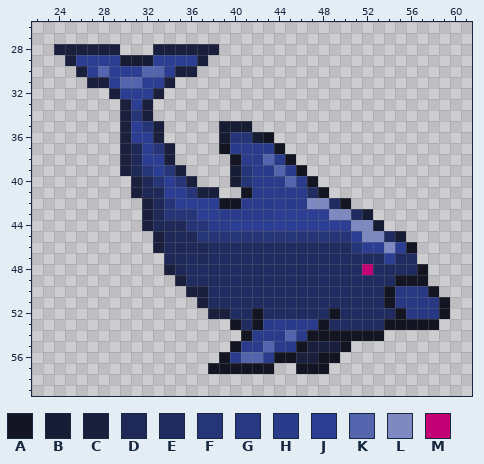
One commit to this sprite sheet: Brave_Wings/images/units/aquatics/dolphin-attack.png. The first picture shows the starting point.
The file is 72x72 pixels. Shown: x 22..61, y 26..59.
Palette (. is transparent): A #131622  B #171c35  C #191f3c  D #1f2958  E #202b5f  F #263478  G #283882  H #2a3b8b  J #2c3e93  K #5565ad  L #7d89c0  M #c30074
Pixels before, first column x 24:
28 CCCCCC...CCCCCC.....................
29 .CJJJJBBBJJJJC......................
30 ..CJKJJJKKJCC.......................
31 ...CCJKKJJC.........................
32 .....CJJJC..........................
33 ......CJC...........................
34 ......CFC...........................
35 ......CJFC.....BBB..................
36 ......CJJC.....BFFBA................
37 ......CDJFC....AHHHHA...............
38 ......CDJJC.....AHHKHA..............
39 ......CDFJFC....BFHHKHA.............
40 .......CDFJFC...BFHHHKHA............
41 .......CDDJJFCC..AHHHHHEA...........
42 ........CDFJJJJAAHHHHHHLLEA.........
43 ........CDFFFJJHHHHHJJJJJLLEB.......
44 ........CDDDFFHHJJJJJJJJJJJLLB......
45 .........CDDDFFFFFFFFFFFFFFJLLEB....
46 .........CDDDDEEEEEEEEEEEEEFJJLJA...
47 ..........DDEDEEEEEEEEEEEEEEEEJEE...
48 ..........CDEEEEEEEEEEEEEEEEMEEEEA..
49 ...........CEEEEEEEEEEEEEEEEEEEAAA..
50 ............CCEEEEEEEEEEEEEEEEAGGGA.
51 .............CEEEEEEEEEEEEEEEEAGGGGA
52 ..............CCEEAEEEEEEAEEEEEAGGGA
53 ................AEAHHHHHAEEEEEAAAAA.
54 .................AHHHKHAAAAAAA......
55 ................AHHKHHACCCA.........
56 ...............AHKKHAACCAA..........
57 ..............AAAAAA..AAA...........
New version:
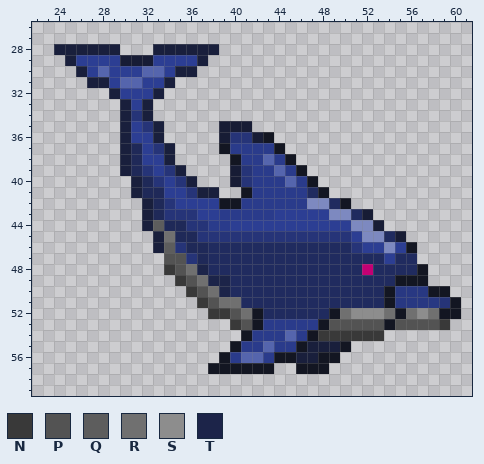
Colours new in this view: N #393939  P #535353  Q #5d5d5d  R #707070  S #8d8d8d  T #1c2449
The edit:
The author put colour A in row 50 at x 59; in rows 51 to 52 at x 60.
Colour A becomes colour F in row 51 at x 59.
Colour D becomes colour F in row 46 at x 35.
Colour E becomes colour F in row 47 at x 36.
The author put colour N in row 53 at x 59.
Colour A becomes colour N in row 53 at x 40; in row 54 at x 48 to 53.
Colour C becomes colour N in row 48 at x 34; in row 49 at x 35; in row 50 at x 36; in row 51 at x 37; in row 52 at x 38 to 39.
Colour A becomes colour P in row 53 at x 55 to 58.
Colour C becomes colour P in row 50 at x 37.
Colour D becomes colour P in row 47 at x 34 to 35; in row 48 at x 35.
Colour E becomes colour P in row 49 at x 36; in row 51 at x 38; in row 52 at x 40; in row 53 at x 41 and 49 to 53.
Colour D becomes colour Q in row 44 at x 33; in row 46 at x 34.
Colour D becomes colour R in row 45 at x 34.
Colour E becomes colour R in row 48 at x 36; in row 49 at x 37; in row 50 at x 38; in row 51 at x 39 to 40; in row 52 at x 41, 50 and 54.
Colour G becomes colour R in row 52 at x 56 and 58.
Colour E becomes colour S in row 52 at x 51 to 53.
Colour G becomes colour S in row 52 at x 57.
Colour E becomes colour T in row 48 at x 37; in row 49 at x 38 to 39; in row 50 at x 39.
Where, in picture pixels (left, top, right, bottom), the same in both pictures:
changed: (153, 220, 252, 330)
changed: (318, 286, 461, 341)
